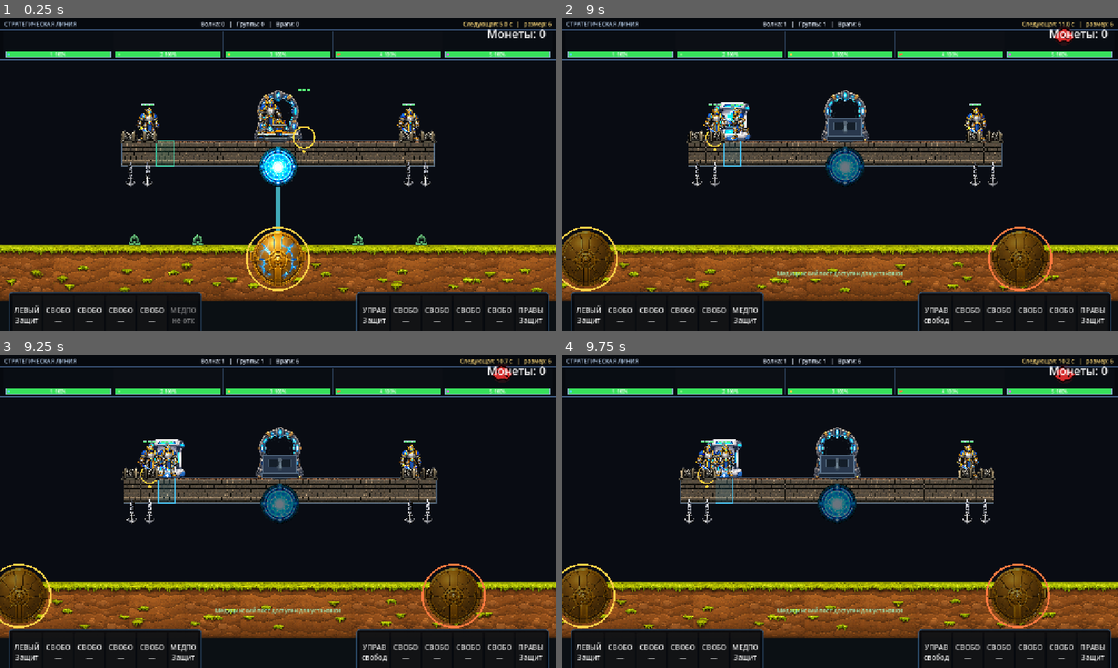
Above: before the commit, frames 1-4 (two rows, left to right).
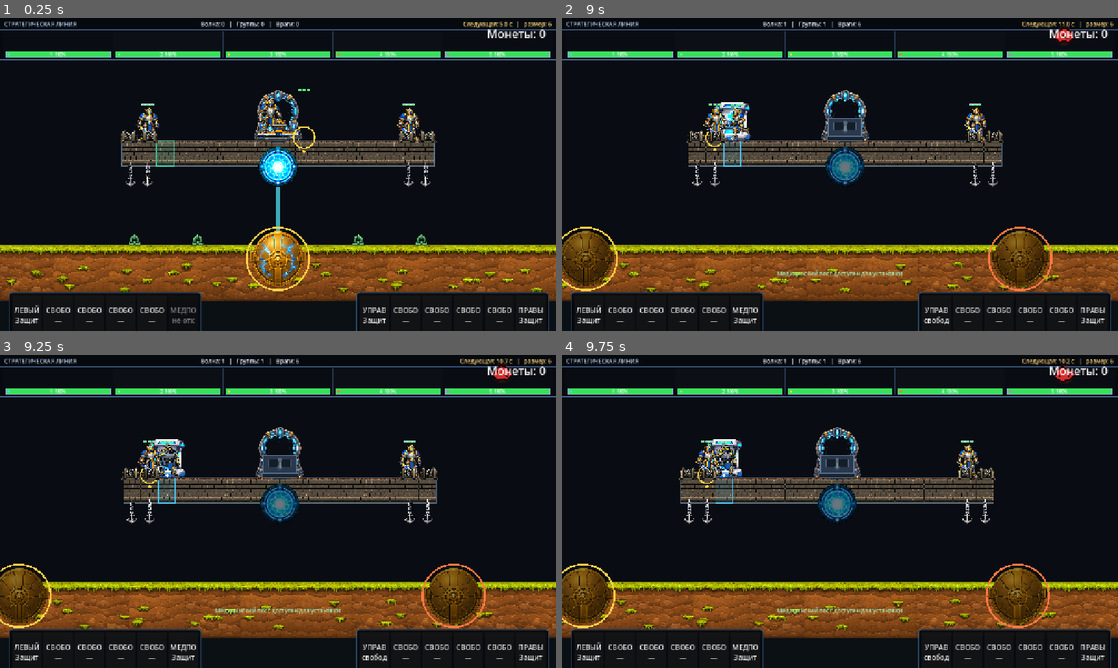
Above: after the commit, the same moments.

Repository: bageus/GloryProtect
Game: Godot game, scene res://scenes/game/game_root.tscn
Two runs of this game, one before a commit and one after it. Both use one fixed random seed, a clock stepped at 60 frames per second and the inputs below. This scene is started directly instead of the project's main scene.
Inputs (mouse positions are in pixels of both pictures, inside the frame that each line leads up to):
- Up to frame 1 (0.25 s): no input
- Up to frame 2 (9 s): tap Enter (ui_accept) at 0.5, 0.77, 3.77, 6.77 s; move the mouse to (812, 237) at 0.52 s; hold Right (ui_right) 0.53-1.25 s; tap 1 at 0.6 s; click (812, 237) at 0.67 s; drag from (1006, 221) to (812, 237) at 1.27 s; move the mouse to (673, 127) at 2.02 s; hold Left (ui_left) 2.03-2.75 s; tap 3 at 2.1 s; drag from (867, 174) to (673, 127) at 2.77 s; move the mouse to (756, 96) at 3.52 s; hold Left (ui_left) 3.53-4.25 s; tap R at 3.6 s; drag from (962, 158) to (756, 96) at 4.27 s; move the mouse to (728, 190) at 5.02 s; hold Right (ui_right) 5.03-5.75 s; tap M at 5.1 s; click (728, 190) at 5.17 s; drag from (895, 105) to (728, 190) at 5.77 s; move the mouse to (812, 237) at 6.52 s; hold Right (ui_right) 6.53-7.25 s; tap H at 6.6 s; drag from (1006, 221) to (812, 237) at 7.27 s; move the mouse to (673, 127) at 8.02 s; hold Left (ui_left) 8.03-8.75 s; tap 6 at 8.1 s; drag from (867, 174) to (673, 127) at 8.77 s
- Up to frame 3 (9.25 s): no input
- Up to frame 4 (9.75 s): move the mouse to (756, 433) at 9.52 s; hold Right (ui_right) from 9.53 s (still down); tap Z at 9.6 s; click (756, 433) at 9.67 s

Frames 1-2 are identical in both runs. In frame 3, 0.2% of the frame differs, in the area x 28-33%, y 28-39%; in frame 4, 0.2%, in the area x 27-32%, y 28-39%.
Error after the commit: Invalid call. Nonexistent function 'is_medic_healing_action_active' in base 'Node2D (Defender)'. (res://scripts/crew/defender_visual_polished.gd:198)

Commit message:
Drive defender presentation through shared animation controller

Diff:
--- a/scripts/crew/defender_visual_polished.gd
+++ b/scripts/crew/defender_visual_polished.gd
@@ -1,17 +1,232 @@
 class_name DefenderVisualPolished
 extends DefenderVisual
 
+const MEDIC_FALLBACK_TEXTURE: Texture2D = preload(
+	"res://visual/defenders/ChatGPT Image Jun 24, 2026, 12_29_17 AM.png"
+)
+
 @export_range(0.0, 80.0, 1.0) var driver_health_bar_raise: float = 34.0
+@export_range(1.0, 30.0, 0.5) var heal_frame_rate: float = 6.0
+
+var _animation: CharacterAnimationController = CharacterAnimationController.new()
+var _ranged: RangedAttackComponent
+var _medic_source_rect: Rect2
+var _presentation_state_id: StringName = &"idle"
+
+
+func _ready() -> void:
+	super._ready()
+	_ranged = get_node("../RangedAttackComponent") as RangedAttackComponent
+	_medic_source_rect = _get_cached_alpha_bounds(MEDIC_FALLBACK_TEXTURE)
+	if _ranged != null:
+		_ranged.attack_started.connect(_on_ranged_attack_started)
+		_ranged.attack_finished.connect(_on_ranged_attack_finished)
+	_animation.play(&"idle", WARRIOR_IDLE_TEXTURES.size(), idle_frame_rate)
+	_sync_base_animation_fields()
+
+
+func _process(delta: float) -> void:
+	if _state == AnimationState.HIDDEN:
+		return
+	if _state == AnimationState.DYING:
+		_update_death_presentation(delta)
+		queue_redraw()
+		return
+
+	var next_state: StringName = _resolve_presentation_state()
+	match next_state:
+		&"attack":
+			_update_attack_presentation()
+		&"run":
+			_update_run_presentation(delta)
+		&"heal":
+			_update_heal_presentation(delta)
+		_:
+			_update_idle_presentation(delta)
+	_sync_base_animation_fields()
+	queue_redraw()
+
+
+func play_death() -> void:
+	if _state == AnimationState.DYING or _state == AnimationState.HIDDEN:
+		return
+	_state = AnimationState.DYING
+	_presentation_state_id = &"death"
+	_animation.set_facing_right(_facing_right)
+	_animation.play(
+		&"death",
+		WARRIOR_DIE_RIGHT_TEXTURES.size(),
+		death_frame_rate,
+		false,
+		true
+	)
+	_sync_base_animation_fields()
+	visible = true
+	if _defender != null:
+		_defender.visible = true
+	queue_redraw()
+
+
+func get_presentation_state_id() -> StringName:
+	return _presentation_state_id
 
 
 func get_health_bar_raise() -> float:
 	return driver_health_bar_raise if _is_live_driver() else 0.0
+
+
+func _draw() -> void:
+	var bob_offset: float = 0.0
+	if _presentation_state_id == &"heal":
+		bob_offset = -float(_animation.get_frame_index() % 2)
+	elif _presentation_state_id == &"run" and _role_id == CrewRole.Id.MEDIC:
+		bob_offset = -float(_animation.get_frame_index() % 2) * 1.5
+	draw_set_transform(Vector2(0.0, bob_offset))
+	super._draw()
+	draw_set_transform(Vector2.ZERO)
 
 
 func _draw_health_segments(asset_rect: Rect2) -> void:
 	var adjusted_rect := asset_rect
 	adjusted_rect.position.y -= get_health_bar_raise()
 	super._draw_health_segments(adjusted_rect)
+
+
+func _get_current_texture() -> Texture2D:
+	if _state == AnimationState.DYING:
+		return super._get_current_texture()
+	if _role_id == CrewRole.Id.DRIVER:
+		return null
+	if _role_id == CrewRole.Id.MEDIC:
+		return MEDIC_FALLBACK_TEXTURE
+	return super._get_current_texture()
+
+
+func _get_current_source_rect() -> Rect2:
+	if _state == AnimationState.DYING:
+		return super._get_current_source_rect()
+	if _role_id == CrewRole.Id.DRIVER:
+		return Rect2(Vector2.ZERO, Vector2(asset_max_width, asset_height))
+	if _role_id == CrewRole.Id.MEDIC:
+		return _medic_source_rect
+	return super._get_current_source_rect()
+
+
+func _resolve_presentation_state() -> StringName:
+	if _is_domain_attack_in_windup():
+		return &"attack"
+	if _is_medic_healing():
+		return &"heal"
+	if (
+		_movement != null
+		and _movement.is_moving()
+		and not _movement.is_paused()
+	):
+		return &"run"
+	return &"idle"
+
+
+func _update_attack_presentation() -> void:
+	_presentation_state_id = &"attack"
+	_state = AnimationState.ATTACK
+	_animation.set_facing_right(_facing_right)
+	_animation.play(
+		&"attack",
+		WARRIOR_ATTACK_RIGHT_TEXTURES.size(),
+		attack_frame_rate,
+		false
+	)
+	_animation.set_normalized_progress(_get_domain_attack_progress())
+
+
+func _update_run_presentation(delta: float) -> void:
+	_presentation_state_id = &"run"
+	_state = AnimationState.RUN
+	if _movement != null and _defender != null:
+		_animation.face_delta(_movement.get_target_x() - _defender.position.x)
+	_animation.play(&"run", WARRIOR_RUN_RIGHT_TEXTURES.size(), run_frame_rate)
+	_animation.tick(delta)
+
+
+func _update_heal_presentation(delta: float) -> void:
+	_presentation_state_id = &"heal"
+	_state = AnimationState.IDLE
+	_animation.play(&"heal", 4, heal_frame_rate)
+	_animation.tick(delta)
+
+
+func _update_idle_presentation(delta: float) -> void:
+	_presentation_state_id = &"idle"
+	_state = AnimationState.IDLE
+	_animation.play(&"idle", WARRIOR_IDLE_TEXTURES.size(), idle_frame_rate)
+	_animation.tick(delta)
+
+
+func _update_death_presentation(delta: float) -> void:
+	_presentation_state_id = &"death"
+	_animation.play(
+		&"death",
+		WARRIOR_DIE_RIGHT_TEXTURES.size(),
+		death_frame_rate,
+		false
+	)
+	_animation.tick(delta)
+	_sync_base_animation_fields()
+	if _animation.is_finished():
+		_finish_death_animation()
+
+
+func _is_domain_attack_in_windup() -> bool:
+	return (
+		_melee != null
+		and _melee.get_phase() == MeleeAttackComponent.Phase.WINDUP
+	) or (
+		_ranged != null
+		and _ranged.get_phase() == RangedAttackComponent.Phase.WINDUP
+	)
+
+
+func _get_domain_attack_progress() -> float:
+	if _melee != null and _melee.get_phase() == MeleeAttackComponent.Phase.WINDUP:
+		return _melee.get_windup_progress()
+	if _ranged != null and _ranged.get_phase() == RangedAttackComponent.Phase.WINDUP:
+		return _ranged.get_windup_progress()
+	return 0.0
+
+
+func _is_medic_healing() -> bool:
+	return (
+		_defender != null
+		and _role_id == CrewRole.Id.MEDIC
+		and _defender.is_medic_healing_action_active()
+	)
+
+
+func _sync_base_animation_fields() -> void:
+	_frame_index = _animation.get_frame_index()
+	_facing_right = _animation.is_facing_right()
+	_frame_elapsed = 0.0
+
+
+func _on_ranged_attack_started(target: HealthComponent) -> void:
+	if _state == AnimationState.DYING or _state == AnimationState.HIDDEN:
+		return
+	var target_actor: Node2D = target.get_parent() as Node2D
+	if target_actor != null and _defender != null:
+		_facing_right = target_actor.global_position.x >= _defender.global_position.x
+	_animation.set_facing_right(_facing_right)
+	_animation.play(
+		&"attack",
+		WARRIOR_ATTACK_RIGHT_TEXTURES.size(),
+		attack_frame_rate,
+		false,
+		true
+	)
+
+
+func _on_ranged_attack_finished() -> void:
+	if _state == AnimationState.ATTACK:
+		_presentation_state_id = &"idle"
 
 
 func _is_live_driver() -> bool:
